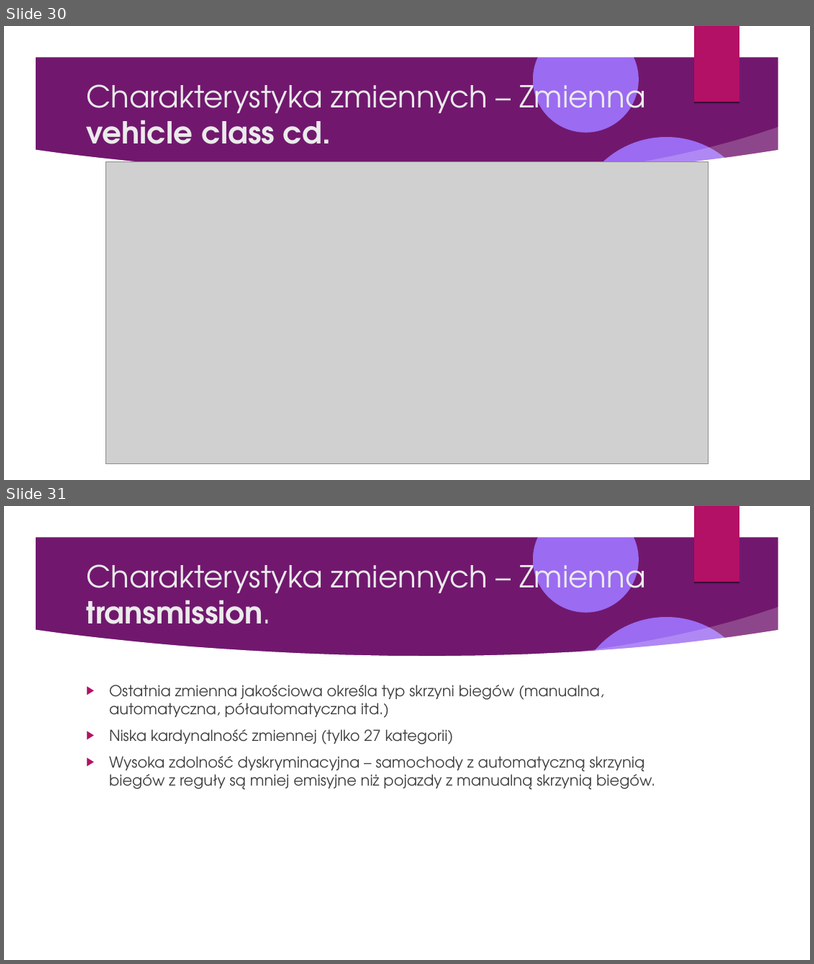
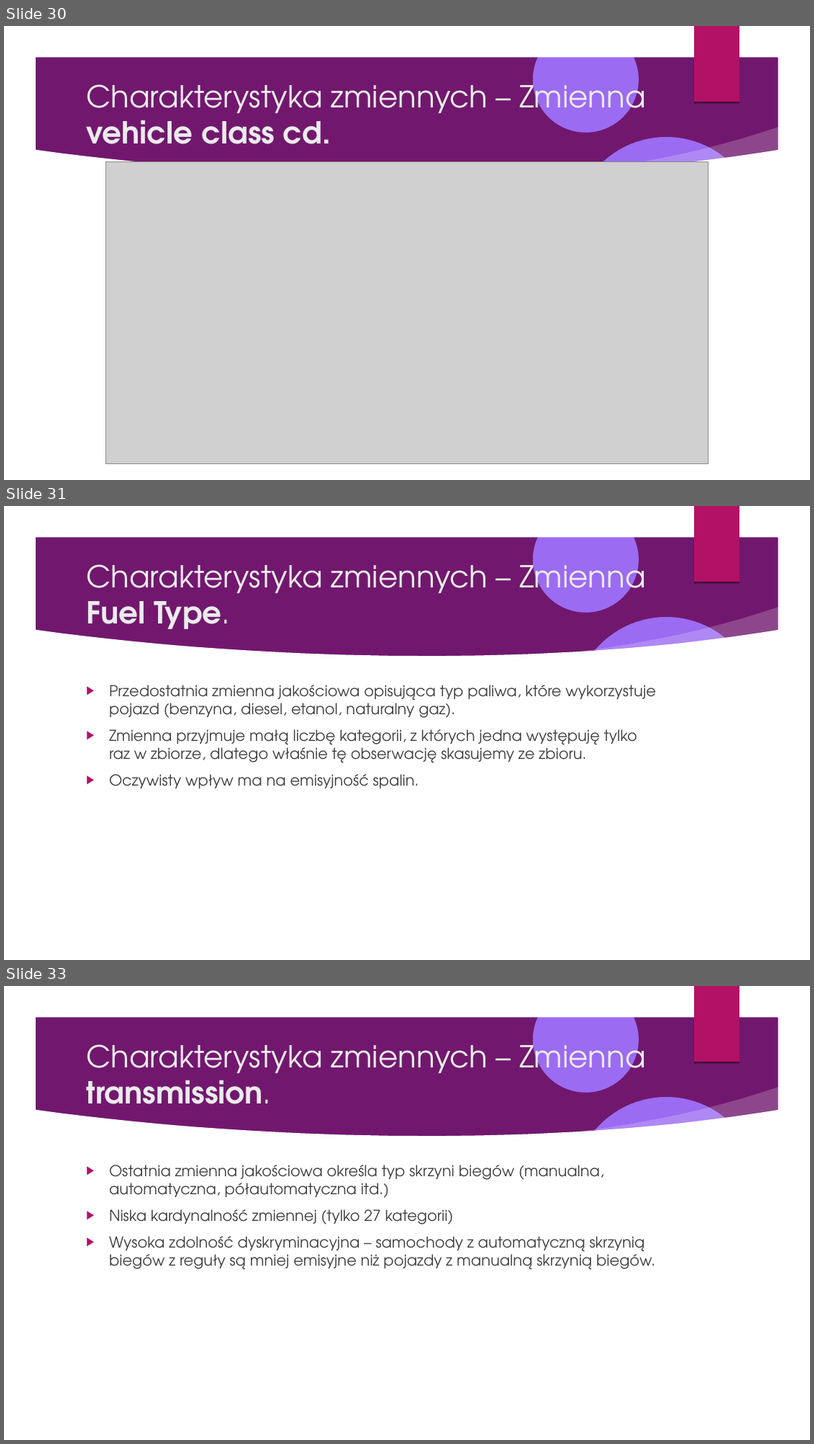
Before and after one commit to Pawel-Tomasz-Nowak/Scientific-collaboration, a slide deck: EmissionAnalysis/Prezentacja projektu.odp. Shown one above the other, each under a label of ours: slides 30 and 31 before the commit, slides 30, 31 and 33 after it; the slides between them are not shown. The pictures are 814x964 and 814x1444 pixels, drawn with LibreOffice and Linux fonts; fonts in the diff are those of the drawing; grey boxes stand for pictures; background and template pictures are left out. Boxes give left, top, right and bottom in pixels: in the first picture for what was removed or moved away, otherwise in the second. Text is boxed around its words. In the diff, an @@ line names an element or a change of style, - is before the commit and + after.

```diff
--- a/EmissionAnalysis/Prezentacja projektu.odp
+++ b/EmissionAnalysis/Prezentacja projektu.odp
@@ slide 31 added at bbox=[4, 506, 810, 960], background picture (left out); not listed: 9 template elements that a slide beside it also shows @@
@@ title added at bbox=[86, 556, 646, 636], 36 pt, text #EBEBEB @@
+Charakterystyka zmiennych – Zmienna Fuel Type.
@@ text added at bbox=[109, 685, 656, 788], 18 pt, text #404040 @@
+▶ Przedostatnia zmienna jakościowa opisująca typ paliwa, które wykorzystuje pojazd (benzyna, diesel, etanol, naturalny gaz).
+▶ Zmienna przyjmuje małą liczbę kategorii, z których jedna występuję tylko raz w zbiorze, dlatego właśnie tę obserwację skasujemy ze zbioru.
+▶ Oczywisty wpływ ma na emisyjność spalin.
@@ what was slide 31 is now slide 33 @@
```
Also in this commit, not shown: 7 other slides added, 5 slides removed, 3 other files.
